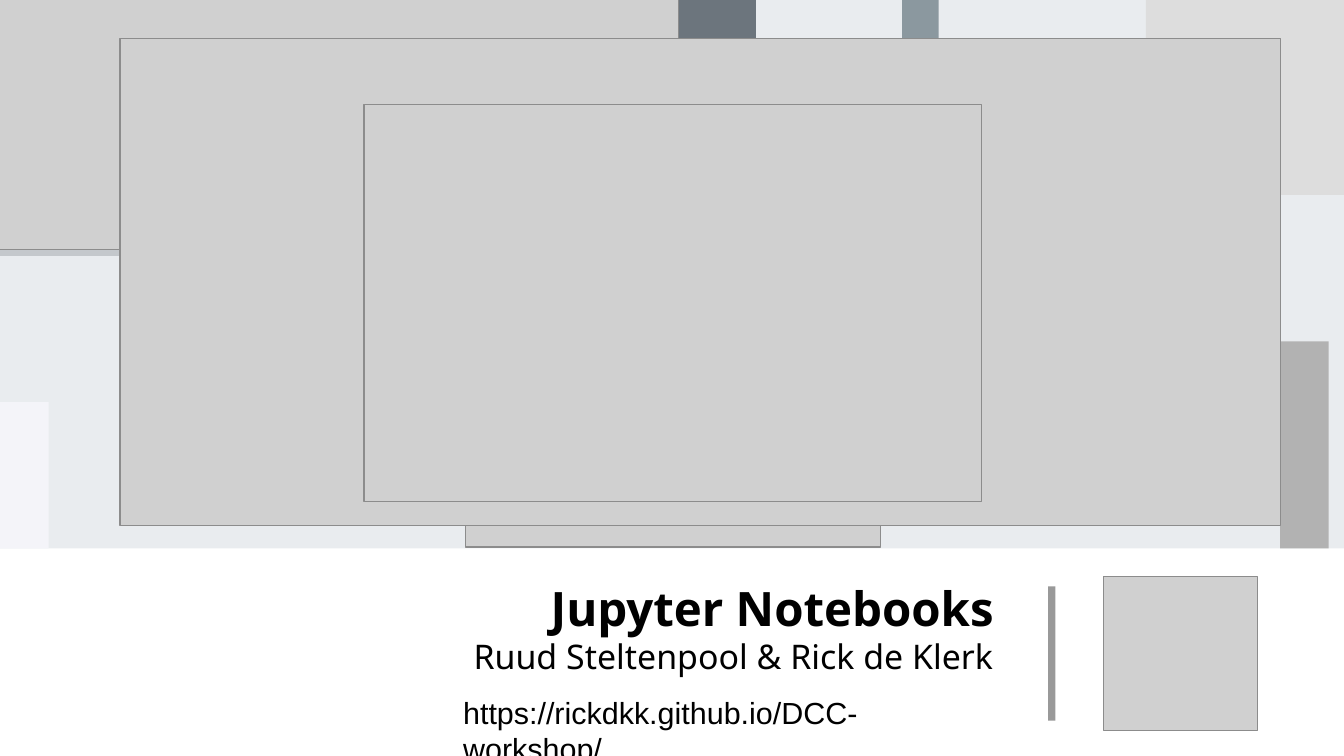
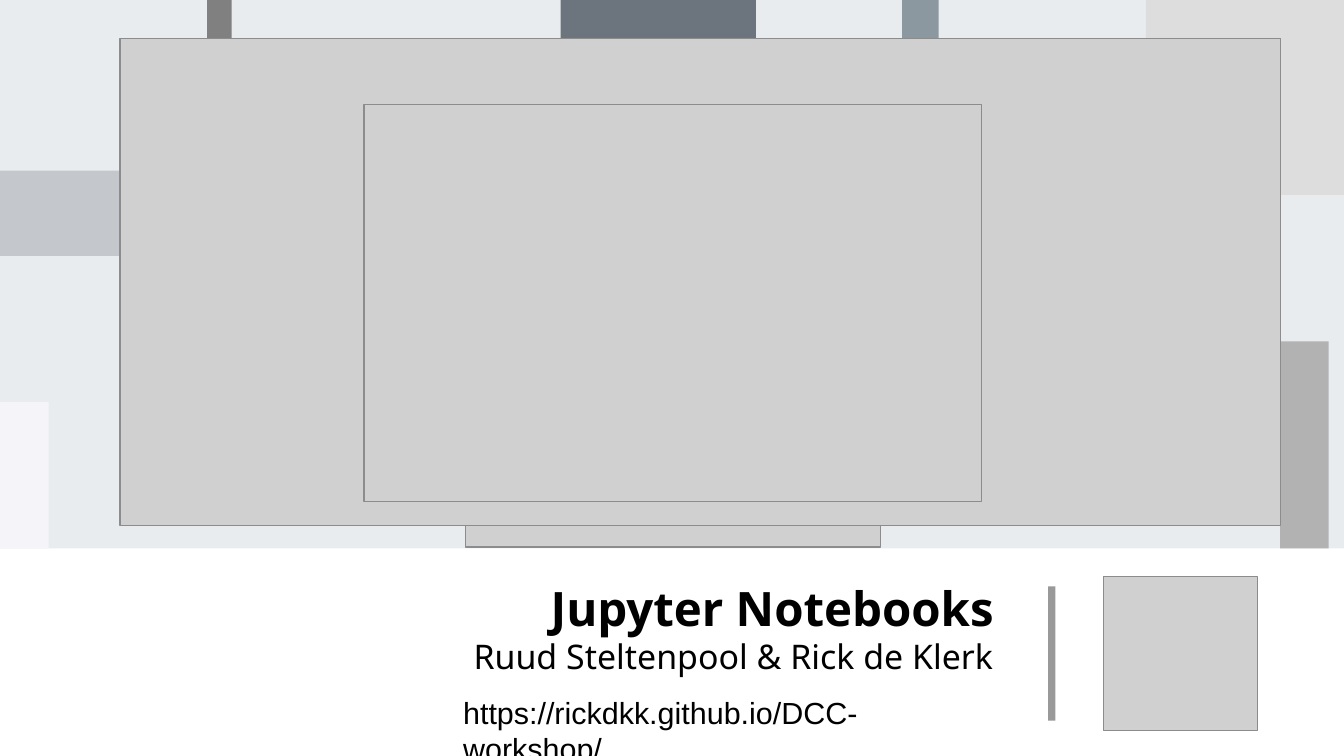
Before and after one commit to rickdkk/DCC-workshop, a slide deck: slide 1 of documents/DSCT-workshop.odp. Drawn at 1344x756 pixels with LibreOffice and Linux fonts; fonts in the diff are those of the drawing; grey boxes stand for pictures. Boxes give left, top, right and bottom in pixels: in the first picture for what was removed or moved away, otherwise in the second. Text is boxed around its words. In the diff, an @@ line names an element or a change of style, - is before the commit and + after.

```diff
--- a/documents/DSCT-workshop.odp
+++ b/documents/DSCT-workshop.odp
@@ picture removed at [0, 0, 678, 250] @@
@@ rectangle added at [207, 0, 232, 122], fill #808080 @@
```
